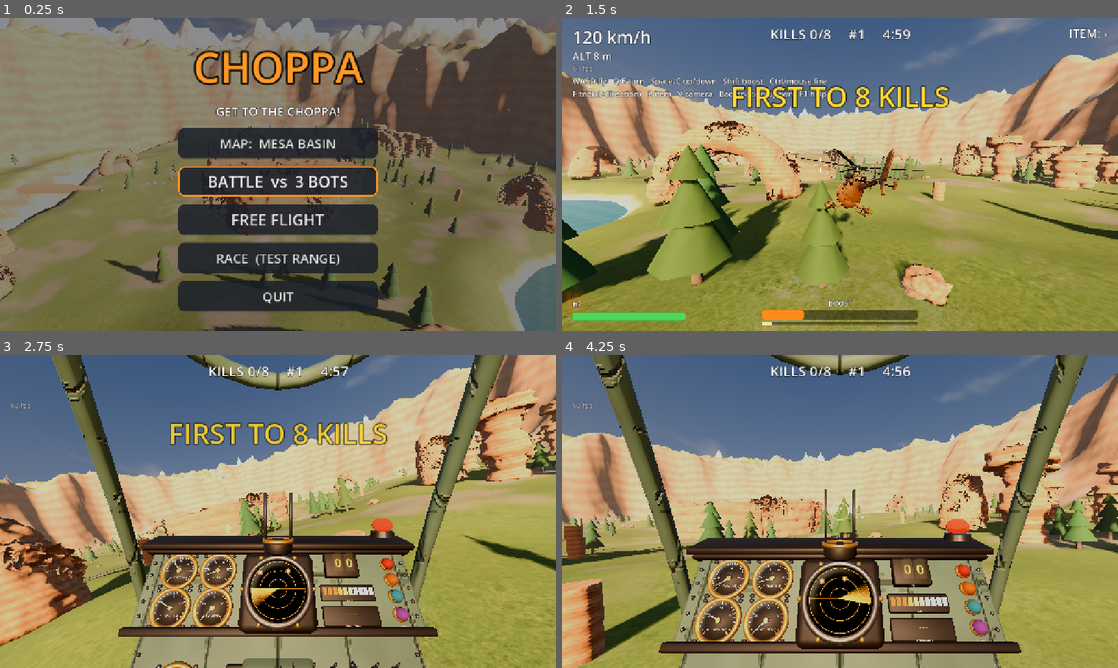
Above: before the commit, frames 1-4 (two rows, left to right).
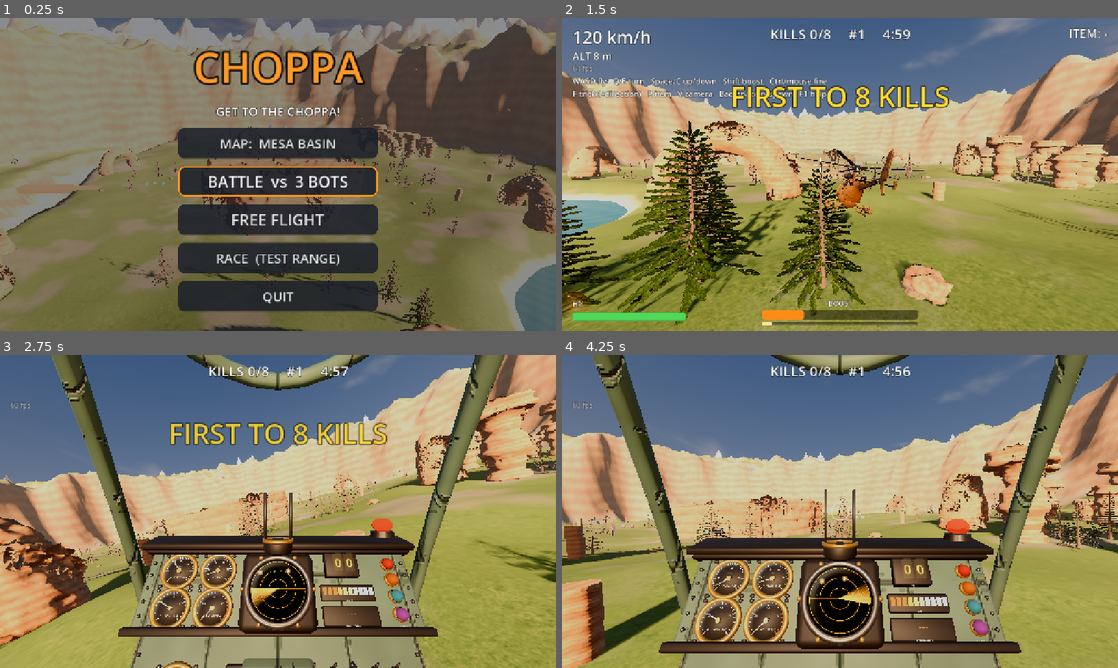
Above: after the commit, the same moments.

Repository: agnorance/choppa
Game: Godot game, scene res://scenes/main.tscn
Two runs of this game, one before a commit and one after it. Both use one fixed random seed, a clock stepped at 60 frames per second and the inputs below.
Inputs (mouse positions are in pixels of both pictures, inside the frame that each line leads up to):
- Up to frame 1 (0.25 s): no input
- Up to frame 2 (1.5 s): tap Enter at 0.5 s; move the mouse to (962, 158) at 0.52 s; hold D (move_right) 0.53-1.25 s; hold Shift (boost) 0.53-1.25 s; click (962, 158) at 0.67 s; drag from (728, 190) to (812, 237) at 1.27 s
- Up to frame 3 (2.75 s): move the mouse to (333, 442) at 2.02 s; hold D (move_right) from 2.03 s (still down); hold V (toggle_camera) from 2.03 s (still down)
- Up to frame 4 (4.25 s): release D (move_right) at 2.75 s; release V (toggle_camera) at 2.75 s; drag from (812, 574) to (673, 464) at 2.77 s; move the mouse to (1006, 558) at 3.52 s; hold A (move_left) from 3.53 s (still down); hold R (use_item) from 3.53 s (still down)

The runs differ from the first frame. In frame 1, 1.8% of the frame differs, in the area x 1-97%, y 32-100%; in frame 2, 13%, in the area x 0-100%, y 32-99%; in frame 3, 2.1%; in frame 4, 2.7%.

Commit message:
Real pines and dense grass
Pines are now Blender models (make_trees.py): tapered bark trunks, whorls of
drooping branches and crossed needle-spray cards with crown-shaped normals,
swaying in the wind. Grass is tufts of real blades in MultiMesh chunks on flat
dry ground, fading out with distance (sparser on phones, none on LOW); gusts
roll across it and rotor downwash blows it flat around a low choppa.

Diff:
--- /dev/null
+++ b/scripts/grass.gd
@@ -0,0 +1,131 @@
+class_name Grass
+extends Node3D
+## Dense grass over a Terrain: tufts of real blades in MultiMesh chunks that fade out
+## with distance. Grows on flat, dry ground (not on cliffs, sand or under water). The
+## rotor downwash of nearby choppas blows it flat (shaders/grass.gdshader). Skipped
+## on LOW quality.
+
+const CHUNK := 24.0  ## Metres per side.
+const TUFT_HEIGHT := 0.55
+
+var terrain: Terrain
+var radius := 260.0  ## Grows within this distance of `center`...
+var inner_radius := 0.0  ## ...but not closer than this (e.g. under a mesa).
+var center := Vector3.ZERO
+var water_level := -100.0
+var density := 2.0  ## Tufts per square metre.
+var view_distance := 110.0
+var max_slope := 0.16  ## 1 - normal.y; matches where the terrain shader paints grass.
+var patches: FastNoiseLite  ## Optional: grass only where this noise is above zero.
+
+var _material: ShaderMaterial
+
+
+func _ready() -> void:
+	if terrain == null or density <= 0.0:
+		return
+	_material = ShaderMaterial.new()
+	_material.shader = preload("res://shaders/grass.gdshader")
+	var mesh := tuft_mesh()
+	mesh.surface_set_material(0, _material)
+	var rng := RandomNumberGenerator.new()
+	rng.seed = 77
+	var per_chunk := int(CHUNK * CHUNK * density)
+	var cells := ceili(radius * 2.0 / CHUNK)
+	for cj in cells:
+		for ci in cells:
+			var origin := center + Vector3(-radius + ci * CHUNK, 0.0, -radius + cj * CHUNK)
+			var middle := origin + Vector3(CHUNK, 0.0, CHUNK) * 0.5
+			if Vector2(middle.x - center.x, middle.z - center.z).length() > radius + CHUNK:
+				continue
+			var transforms: Array[Transform3D] = []
+			for k in per_chunk:
+				var x := origin.x + rng.randf() * CHUNK
+				var z := origin.z + rng.randf() * CHUNK
+				var r := Vector2(x - center.x, z - center.z).length()
+				if r > radius or r < inner_radius:
+					continue
+				var y := terrain.height_at(x, z)
+				if y < water_level + 1.8:
+					continue
+				if patches and patches.get_noise_2d(x, z) < -0.15:
+					continue
+				var slope := 1.0 - _normal(x, y, z).y
+				if slope > max_slope:
+					continue
+				var s := rng.randf_range(0.7, 1.3) * (1.0 - slope / max_slope * 0.4)
+				var basis := Basis(Vector3.UP, rng.randf() * TAU).scaled(Vector3(s, s * rng.randf_range(0.8, 1.2), s))
+				transforms.append(Transform3D(basis, Vector3(x, y - 0.05, z)))
+			if transforms.is_empty():
+				continue
+			var multimesh := MultiMesh.new()
+			multimesh.transform_format = MultiMesh.TRANSFORM_3D
+			multimesh.mesh = mesh
+			multimesh.instance_count = transforms.size()
+			for k in transforms.size():
+				multimesh.set_instance_transform(k, transforms[k])
+			var chunk := MultiMeshInstance3D.new()
+			chunk.multimesh = multimesh
+			chunk.cast_shadow = GeometryInstance3D.SHADOW_CASTING_SETTING_OFF
+			chunk.visibility_range_end = view_distance
+			chunk.visibility_range_end_margin = 25.0
+			chunk.visibility_range_fade_mode = GeometryInstance3D.VISIBILITY_RANGE_FADE_SELF
+			add_child(chunk)
+
+
+func _process(_delta: float) -> void:
+	if _material == null:
+		return
+	var wash: Array[Vector4] = [Vector4.ZERO, Vector4.ZERO, Vector4.ZERO, Vector4.ZERO]
+	var k := 0
+	for node in get_tree().get_nodes_in_group("choppas"):
+		var c := node as Choppa
+		if k >= 4 or not c.alive or c.altitude > 16.0 or c.over_water:
+			continue
+		var ground := c.global_position + Vector3.DOWN * (c.altitude + Choppa.GROUND_CLEARANCE)
+		wash[k] = Vector4(ground.x, ground.y, ground.z, 1.0 - c.altitude / 16.0)
+		k += 1
+	_material.set_shader_parameter("wash", wash)
+
+
+func _normal(x: float, y: float, z: float) -> Vector3:
+	return Vector3(y - terrain.height_at(x + 1.0, z), 1.0, y - terrain.height_at(x, z + 1.0)).normalized()
+
+
+## One tuft: a handful of curved, tapering blades fanning out from the root. Vertex
+## colours carry a little per-blade shade variation in rgb and the height in alpha.
+static func tuft_mesh() -> ArrayMesh:
+	var rng := RandomNumberGenerator.new()
+	rng.seed = 9
+	var st := SurfaceTool.new()
+	st.begin(Mesh.PRIMITIVE_TRIANGLES)
+	var blades := 7
+	var segments := 3
+	for b in blades:
+		var yaw := rng.randf() * TAU
+		var out := Vector3(cos(yaw), 0.0, sin(yaw))
+		var side := Vector3(-out.z, 0.0, out.x)
+		var root := out * rng.randf_range(0.0, 0.12)
+		var tall := TUFT_HEIGHT * rng.randf_range(0.6, 1.25)
+		var lean := rng.randf_range(0.15, 0.5)
+		var width := rng.randf_range(0.035, 0.055)
+		var shade := rng.randf_range(0.8, 1.15)
+		var points: Array[Vector3] = []
+		for s in segments + 1:
+			var t := float(s) / segments
+			points.append(root + Vector3.UP * tall * t + out * lean * tall * t * t)
+		for s in segments:
+			var t0 := float(s) / segments
+			var t1 := float(s + 1) / segments
+			var w0 := width * (1.0 - t0)
+			var w1 := width * (1.0 - t1) + 0.002
+			var a := points[s] - side * w0
+			var b2 := points[s] + side * w0
+			var c := points[s + 1] + side * w1
+			var d := points[s + 1] - side * w1
+			var n := (points[s + 1] - points[s]).cross(side).normalized()
+			for v: Array in [[a, t0], [b2, t0], [c, t1], [a, t0], [c, t1], [d, t1]]:
+				st.set_color(Color(shade, shade, shade, v[1]))
+				st.set_normal(n)
+				st.add_vertex(v[0])
+	return st.commit()
--- a/scripts/map_kit.gd
+++ b/scripts/map_kit.gd
@@ -433,41 +433,38 @@
 	root.add_child(middle)
 
 
-## Low-poly pine with a solid trunk-and-crown collider.
+## Pine from assets/models/trees (tools/blender/make_trees.py) with a solid
+## trunk-and-crown collider. `variant` picks the model and a slightly different green.
 static func tree(parent: Node3D, base: Vector3, size: float, variant: int) -> void:
-	if not _meshes.has("trunk"):
-		var trunk := CylinderMesh.new()
-		trunk.top_radius = 0.25
-		trunk.bottom_radius = 0.4
-		trunk.height = 3.0
-		trunk.radial_segments = 6
-		trunk.rings = 1
-		_meshes.trunk = trunk
-		var crown := CylinderMesh.new()
-		crown.top_radius = 0.0
-		crown.bottom_radius = 2.4
-		crown.height = 4.5
-		crown.radial_segments = 7
-		crown.rings = 1
-		_meshes.crown = crown
+	if not _meshes.has("pines"):
+		var scene: Node3D = (load("res://assets/models/trees/trees.glb") as PackedScene).instantiate()
+		_meshes.pine_meshes = []
+		for k in 3:
+			_meshes.pine_meshes.append((scene.find_child("pine_%d" % (k + 1)) as MeshInstance3D).mesh)
+		scene.free()
 		var bark := StandardMaterial3D.new()
 		bark.albedo_texture = load("res://assets/textures/bark_albedo.png")
 		bark.normal_enabled = true
 		bark.normal_texture = load("res://assets/textures/bark_normal.png")
-		bark.uv1_triplanar = true
-		bark.uv1_scale = Vector3(1.5, 0.6, 1.5)
+		bark.roughness = 0.9
 		_meshes.bark = bark
-		_meshes.pines = PINE.map(func(c: Color) -> StandardMaterial3D: return material(c))
+		var needles: Texture2D = load("res://assets/textures/needles_albedo.png")
+		_meshes.pines = PINE.map(func(c: Color) -> ShaderMaterial:
+			var m := ShaderMaterial.new()
+			m.shader = preload("res://shaders/foliage.gdshader")
+			m.set_shader_parameter("needles", needles)
+			m.set_shader_parameter("tint", c.lightened(0.55) * 1.6)
+			return m)
 	var body := StaticBody3D.new()
 	body.position = base
 	body.rotation.y = randf() * TAU
 	body.scale = Vector3.ONE * size
 	parent.add_child(body)
-	_mesh_child(body, _meshes.trunk, _meshes.bark, Vector3(0.0, 1.5, 0.0))
-	var pine: Material = _meshes.pines[variant % 3]
-	for k in 3:
-		var crown := _mesh_child(body, _meshes.crown, pine, Vector3(0.0, 4.2 + k * 2.2, 0.0))
-		crown.scale = Vector3.ONE * (1.0 - k * 0.25)
+	var mesh := MeshInstance3D.new()
+	mesh.mesh = _meshes.pine_meshes[variant % 3]
+	mesh.set_surface_override_material(0, _meshes.bark)
+	mesh.set_surface_override_material(1, _meshes.pines[(variant / 3) % 3])
+	body.add_child(mesh)
 	var shape := CollisionShape3D.new()
 	var capsule := CapsuleShape3D.new()
 	capsule.radius = 1.6
--- a/scripts/mesa_basin.gd
+++ b/scripts/mesa_basin.gd
@@ -84,6 +84,16 @@
 			continue
 		MapKit.tree(self, Vector3(at.x, ground - 0.3, at.z), _rng.randf_range(0.9, 1.6), planted)
 		planted += 1
+	if Graphics.at_least(Graphics.Quality.MEDIUM):
+		var grass := Grass.new()
+		grass.terrain = terrain
+		grass.radius = PLAY_RADIUS
+		grass.inner_radius = 80.0  # Under the mesa.
+		grass.water_level = WATER_LEVEL
+		grass.density = 2.6 if Graphics.at_least(Graphics.Quality.HIGH) else 0.6
+		grass.view_distance = 110.0 if Graphics.at_least(Graphics.Quality.HIGH) else 55.0
+		grass.patches = _detail
+		add_child(grass)
 	for k in 45:
 		var at := Vector3(_rng.randf_range(-260.0, 260.0), 0.0, _rng.randf_range(-260.0, 260.0))
 		if _clear_of_structures(at):
--- /dev/null
+++ b/shaders/foliage.gdshader
@@ -0,0 +1,29 @@
+// Conifer needles: alpha-cut cards that sway in the wind (more toward the tips and the
+// top of the tree), with light shining through them from behind.
+shader_type spatial;
+render_mode cull_disabled;
+
+uniform sampler2D needles : source_color, filter_linear_mipmap_anisotropic;
+uniform vec3 tint : source_color = vec3(1.0);
+uniform float sway = 0.06;
+
+void vertex() {
+	vec3 world = (MODEL_MATRIX * vec4(VERTEX, 1.0)).xyz;
+	float height = max(VERTEX.y, 0.0) * 0.1;
+	float tip = UV.y;  // Card tips flutter more than their stems.
+	float t = TIME;
+	vec3 wind = vec3(sin(t * 1.1 + world.x * 0.05), 0.0, cos(t * 0.9 + world.z * 0.05)) * height;
+	wind += vec3(sin(t * 3.7 + world.y * 2.0 + world.x), sin(t * 4.3 + world.z * 2.0), 0.0) * tip * 0.35;
+	VERTEX += (inverse(MODEL_MATRIX) * vec4(wind * sway, 0.0)).xyz;
+}
+
+void fragment() {
+	vec4 tex = texture(needles, UV);
+	// Darker deep in the crown (low on each card), lit tips.
+	ALBEDO = tex.rgb * tint * mix(0.75, 1.1, UV.y);
+	ALPHA = tex.a;
+	ALPHA_SCISSOR_THRESHOLD = 0.45;
+	ROUGHNESS = 0.85;
+	SPECULAR = 0.2;
+	BACKLIGHT = tex.rgb * tint * 0.6;
+}
--- /dev/null
+++ b/shaders/grass.gdshader
@@ -0,0 +1,59 @@
+// Grass tufts: real blade geometry (no alpha cards), swaying in the wind and blown flat
+// and outward by the rotor downwash of up to four choppas (`wash`: xyz = the ground
+// under the rotor, w = strength 0..1). Vertex colour alpha = height along the blade.
+shader_type spatial;
+render_mode cull_disabled;
+
+uniform vec3 root_color : source_color = vec3(0.24, 0.29, 0.12);
+uniform vec3 tip_color : source_color = vec3(0.6, 0.66, 0.3);
+uniform vec3 dry_color : source_color = vec3(0.62, 0.55, 0.32);
+uniform vec4 wash[4];
+
+varying float height;
+varying float dryness;
+
+float hash(vec2 p) {
+	return fract(sin(dot(p, vec2(127.1, 311.7))) * 43758.5453);
+}
+
+float noise(vec2 p) {
+	vec2 i = floor(p);
+	vec2 f = fract(p);
+	f = f * f * (3.0 - 2.0 * f);
+	return mix(mix(hash(i), hash(i + vec2(1, 0)), f.x), mix(hash(i + vec2(0, 1)), hash(i + vec2(1, 1)), f.x), f.y);
+}
+
+void vertex() {
+	height = COLOR.a;
+	vec3 root = MODEL_MATRIX[3].xyz;
+	vec3 world = (MODEL_MATRIX * vec4(VERTEX, 1.0)).xyz;
+	dryness = noise(root.xz * 0.04);
+	float bend = height * height;
+	// Gusts roll across the field.
+	float gust = noise(root.xz * 0.05 + vec2(TIME * 0.35, TIME * 0.2));
+	vec3 push = vec3(sin(TIME * 1.6 + root.x * 0.4), 0.0, cos(TIME * 1.3 + root.z * 0.4)) * 0.08;
+	push += vec3(0.6, 0.0, 0.35) * gust * 0.35;
+	for (int k = 0; k < 4; k++) {
+		vec2 away = root.xz - wash[k].xz;
+		float d = length(away);
+		float strength = wash[k].w * (1.0 - smoothstep(2.0, 11.0, d));
+		if (strength > 0.0) {
+			vec2 dir = away / max(d, 0.001);
+			float flutter = 0.75 + 0.25 * sin(TIME * 22.0 + d * 2.5);
+			push.xz += dir * strength * 1.1 * flutter;
+			push.y -= strength * 0.45;
+		}
+	}
+	world += push * bend;
+	VERTEX = (inverse(MODEL_MATRIX) * vec4(world, 1.0)).xyz;
+	// Normals lean up, so tufts shade like a lawn instead of a pile of slivers.
+	NORMAL = normalize(mix(NORMAL, (inverse(MODEL_MATRIX) * vec4(0.0, 1.0, 0.0, 0.0)).xyz, 0.7));
+}
+
+void fragment() {
+	vec3 tip = mix(tip_color, dry_color, smoothstep(0.45, 0.8, dryness));
+	ALBEDO = mix(root_color, tip, height) * COLOR.rgb;
+	ROUGHNESS = 0.85;
+	SPECULAR = 0.25;
+	BACKLIGHT = tip * 0.35 * height;
+}
Binary file added: assets/models/trees/trees.glb
Not shown, added: assets/models/trees/trees.glb.import
Binary file added: assets/textures/needles_albedo.png
Not shown, added: assets/textures/needles_albedo.png.import
Not shown, added: scripts/grass.gd.uid
Not shown, added: shaders/foliage.gdshader.uid
Not shown, added: shaders/grass.gdshader.uid
Not shown, changed: CLAUDE.md
Not shown, changed: docs/DESIGN.md
Not shown, added: tools/blender/make_trees.py
